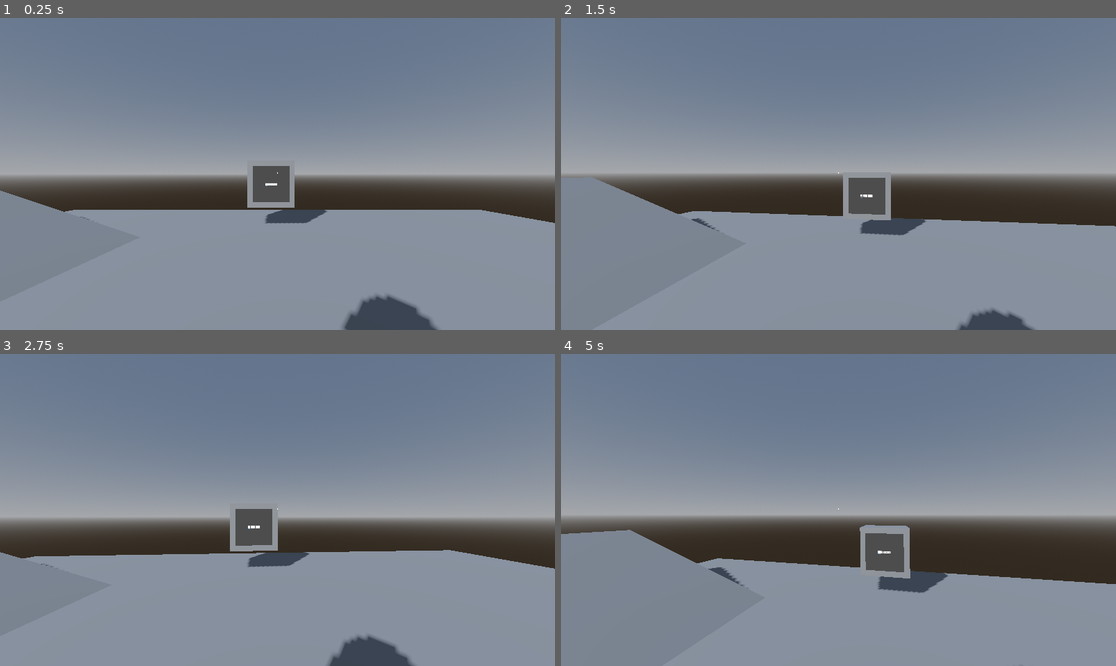
Above: before the commit, frames 1-4 (two rows, left to right).
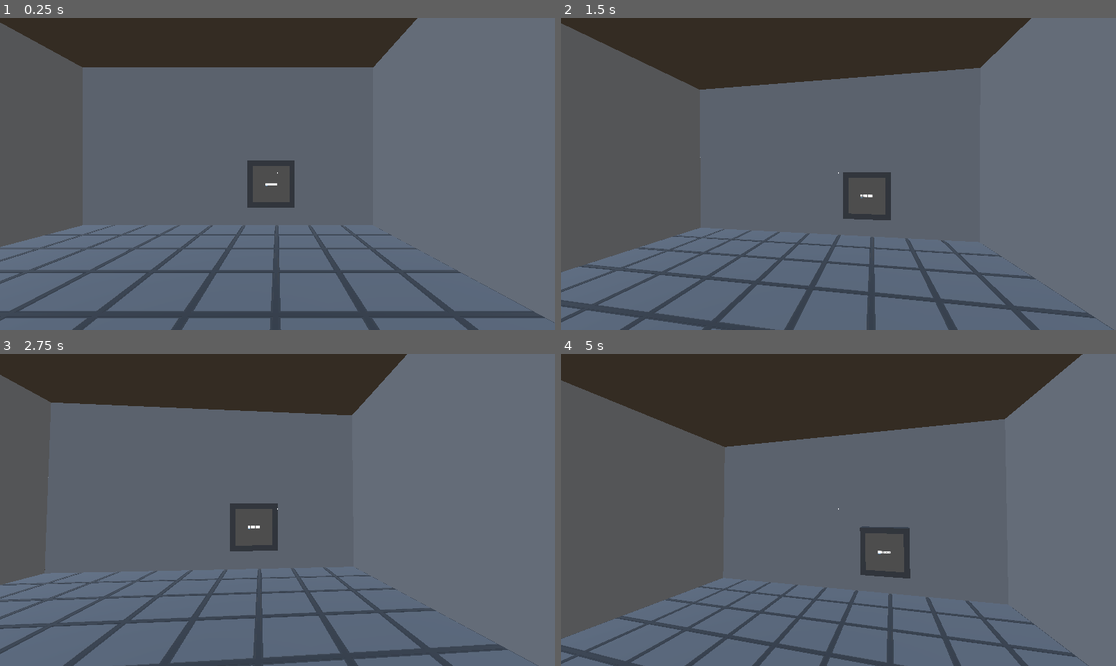
Above: after the commit, the same moments.

Repository: Martiriak/brackeys-feb-2026
Game: Godot game, scene res://levels/tv-hub/test_tv.tscn
Two runs of this game, one before a commit and one after it. Both use one fixed random seed, a clock stepped at 60 frames per second and the inputs below. The engine's default icon, where the game draws it, is replaced by a stand-in: a white triangle on a blue panel in a dark square.
Inputs (mouse positions are in pixels of both pictures, inside the frame that each line leads up to):
- Up to frame 1 (0.25 s): no input
- Up to frame 2 (1.5 s): tap Enter (ui_accept) at 0.5 s; move the mouse to (866, 174) at 0.52 s; hold Up (ui_up) from 0.53 s (still down); tap E (interact) at 0.6 s; tap Space (jump) at 0.77 s; move the mouse to (810, 174) at 1.27 s; tap Shift (run) at 1.35 s
- Up to frame 3 (2.75 s): keep holding Up (ui_up); tap Space (jump) at 1.52 s; tap Enter (ui_accept) at 2 s; move the mouse to (288, 503) at 2.02 s; tap E (interact) at 2.1 s
- Up to frame 4 (5 s): keep holding Up (ui_up); tap Enter (ui_accept) at 2.75, 4.25 s; move the mouse to (832, 516) at 2.77 s; tap Shift (run) at 2.85, 4.35 s; tap Space (jump) at 3.02, 3.77, 4.52 s; move the mouse to (877, 513) at 3.52 s; tap E (interact) at 3.6 s; move the mouse to (794, 506) at 4.27 s

The runs differ from the first frame. In frame 1, 94% of the frame differs, in the area x 0-100%, y 0-100%; in frame 2, 97%; in frame 3, 93%; in frame 4, 97%.

Commit message:
main level changes

Diff:
--- a/assets/shaders/tv_screen.gdshader
+++ b/assets/shaders/tv_screen.gdshader
@@ -6,6 +6,7 @@
 
 uniform float pixel_progress : hint_range(0.0, 1.0) = 0.0; // 0 = Normal, 1 = Pixelated
 uniform float color_progress : hint_range(0.0, 1.0) = 0.0; // 0 = Normal, 1 = Pixelated
+uniform vec4 flash_color : source_color = vec4(1.0, 1.0, 1.0, 1.0);
 
 void fragment() {
     // 1. Calculate Aspect Ratio
--- a/levels/Test_Assets/test.tscn
+++ b/levels/Test_Assets/test.tscn
@@ -1,9 +1,7 @@
 [gd_scene format=3 uid="uid://dxodjhe34sgto"]
 
 [ext_resource type="PackedScene" uid="uid://mcyqa28nnoaf" path="res://assets/Room_Hub/CRT_Television/CRT_TV.fbx" id="1_vva1i"]
-[ext_resource type="PackedScene" uid="uid://c480v8xe2rgv7" path="res://assets/Room_Hub/Liminal_Room/Door/Door.fbx" id="2_c37yv"]
-[ext_resource type="PackedScene" uid="uid://dy0jfhuynky8s" path="res://assets/Room_Hub/Liminal_Room/Walls/Floor.fbx" id="3_oo4sf"]
-[ext_resource type="PackedScene" uid="uid://ivid32vjqv3r" path="res://assets/Room_Hub/Liminal_Room/Walls/Wall.fbx" id="4_b1bet"]
+[ext_resource type="PackedScene" uid="uid://c3s0u5ds8snn5" path="res://scenes/hub.tscn" id="2_oo4sf"]
 [ext_resource type="PackedScene" uid="uid://chbtf22v0mfro" path="res://assets/Room_Hub/Liminal_Room/Walls/Wall_Door.fbx" id="5_g3kki"]
 [ext_resource type="PackedScene" uid="uid://drlumnddjwus1" path="res://assets/Sea_Level/Boat/Boat.fbx" id="6_oo4sf"]
 [ext_resource type="PackedScene" uid="uid://d0xwadq128kwx" path="res://assets/Human_Placeholder/Human.fbx" id="7_b1bet"]
@@ -34,23 +32,7 @@
 [node name="CRT_TV" parent="." unique_id=1346626361 instance=ExtResource("1_vva1i")]
 transform = Transform3D(0.9999984, 0, 0.0017278418, 0, 1, 0, -0.0017278418, 0, 0.9999984, 3.2303295, 2.1127431, -4.5144796)
 
-[node name="Door" parent="." unique_id=1070054373 instance=ExtResource("2_c37yv")]
-transform = Transform3D(-4.371139e-08, 0, 1, 0, 1, 0, -1, 0, -4.371139e-08, 3.7542431, 1.5150294, -0.75759614)
-
-[node name="Floor" parent="." unique_id=231571417 instance=ExtResource("3_oo4sf")]
-transform = Transform3D(1, 0, 0, 0, 1, 0, 0, 0, 1, 3.2365415, 1.4808149, -3.2697434)
-
-[node name="Wall" parent="." unique_id=1563082311 instance=ExtResource("4_b1bet")]
-transform = Transform3D(1, 0, 0, 0, 1, 0, 0, 0, 1, 3.2365415, 1.5180042, -3.2697434)
-
-[node name="Wall2" parent="." unique_id=1585407494 instance=ExtResource("4_b1bet")]
-transform = Transform3D(-4.371139e-08, 0, 1, 0, 1, 0, -1, 0, -4.371139e-08, 3.2365415, 1.5180042, -3.2697434)
-
-[node name="Wall4" parent="." unique_id=151264847 instance=ExtResource("4_b1bet")]
-transform = Transform3D(1.9106855e-15, 1.8398792, -4.3711385e-08, 4.371139e-08, -8.0423675e-08, -0.99999994, -1, 0, -4.3711385e-08, 0.7058923, 1.7482288, -3.2697434)
-
-[node name="Wall3" parent="." unique_id=572232477 instance=ExtResource("4_b1bet")]
-transform = Transform3D(-5.9604645e-08, 0, -1, 0, 1, 0, 1, 0, -5.9604645e-08, 3.2365415, 1.5180042, -3.2697434)
+[node name="Node" parent="." unique_id=1315658809 instance=ExtResource("2_oo4sf")]
 
 [node name="SpotLight3D" type="SpotLight3D" parent="." unique_id=1683334371]
 transform = Transform3D(1, 0, 0, 0, -4.371139e-08, 0.5117647, 0, -1, -2.2369946e-08, 3.1085806, 4.17649, -2.7754192)
--- a/levels/main.tscn
+++ b/levels/main.tscn
@@ -1,3 +1,57 @@
 [gd_scene format=3 uid="uid://cchgj2pvut2k3"]
 
+[ext_resource type="PackedScene" uid="uid://b8e8o08gbt1a8" path="res://levels/tv-hub/tv.tscn" id="1_m1504"]
+[ext_resource type="PackedScene" uid="uid://ddlafp7346rpu" path="res://scenes/player.tscn" id="2_ifaiv"]
+[ext_resource type="PackedScene" uid="uid://dx0qjbubxt7y8" path="res://scenes/UI.tscn" id="3_5k4jt"]
+[ext_resource type="PackedScene" uid="uid://c3s0u5ds8snn5" path="res://scenes/hub.tscn" id="4_qy63d"]
+
+[sub_resource type="ProceduralSkyMaterial" id="ProceduralSkyMaterial_1fput"]
+
+[sub_resource type="Sky" id="Sky_8oiou"]
+sky_material = SubResource("ProceduralSkyMaterial_1fput")
+
+[sub_resource type="Environment" id="Environment_6yxbg"]
+background_mode = 2
+sky = SubResource("Sky_8oiou")
+
+[sub_resource type="BoxMesh" id="BoxMesh_m1504"]
+size = Vector3(20, 3, 20)
+
+[sub_resource type="StandardMaterial3D" id="StandardMaterial3D_ifaiv"]
+albedo_color = Color(0.14044744, 0.14044744, 0.14044744, 1)
+
+[sub_resource type="BoxShape3D" id="BoxShape3D_5k4jt"]
+size = Vector3(20, 3, 20)
+
 [node name="Main" type="Node3D" unique_id=246290369]
+
+[node name="UI" parent="." unique_id=1635865898 instance=ExtResource("3_5k4jt")]
+
+[node name="player" parent="." unique_id=375316983 instance=ExtResource("2_ifaiv")]
+transform = Transform3D(1, 0, 0, 0, 1, 0, 0, 0, 1, -1.1772032, 2.5392108, 0)
+ObjNameUISceneParent = NodePath("../UI")
+OutlineCamSceneParent = NodePath("../UI")
+
+[node name="WorldEnvironment" type="WorldEnvironment" parent="." unique_id=889451560]
+environment = SubResource("Environment_6yxbg")
+
+[node name="DirectionalLight3D" type="DirectionalLight3D" parent="." unique_id=467278465]
+transform = Transform3D(0.8094565, 0.39658567, -0.4330127, -0.15038374, 0.85286856, 0.5, 0.5675958, -0.3396102, 0.75, 0, 4.2686343, 0)
+light_energy = 0.5
+shadow_enabled = true
+
+[node name="Tv" parent="." unique_id=1585059994 instance=ExtResource("1_m1504")]
+transform = Transform3D(1.5, 0, 0, 0, 1.5, 0, 0, 0, 1.5, -1.2173018, 2.9426596, -7.2027354)
+
+[node name="Hub" parent="." unique_id=1315658809 instance=ExtResource("4_qy63d")]
+transform = Transform3D(2, 0, 0, 0, 2, 0, 0, 0, 2, -8.180835, -1.5655911, 4.5486097)
+
+[node name="Ground" type="MeshInstance3D" parent="." unique_id=1212982435]
+transform = Transform3D(1, 0, 0, 0, 1, 0, 0, 0, 1, 0.022290468, -0.0043742657, -0.0071456432)
+mesh = SubResource("BoxMesh_m1504")
+surface_material_override/0 = SubResource("StandardMaterial3D_ifaiv")
+
+[node name="StaticBody3D" type="StaticBody3D" parent="Ground" unique_id=164652656]
+
+[node name="CollisionShape3D" type="CollisionShape3D" parent="Ground/StaticBody3D" unique_id=357461176]
+shape = SubResource("BoxShape3D_5k4jt")
--- a/levels/tv-hub/test_tv.tscn
+++ b/levels/tv-hub/test_tv.tscn
@@ -5,6 +5,7 @@
 [ext_resource type="PackedScene" uid="uid://ddlafp7346rpu" path="res://scenes/player.tscn" id="2_kyqa2"]
 [ext_resource type="PackedScene" uid="uid://cte6vjjo7wkcq" path="res://scenes/objects/pickable_cube.tscn" id="3_j5csr"]
 [ext_resource type="PackedScene" uid="uid://dudghce2a50ug" path="res://scenes/objects/pickable_cylinder.tscn" id="4_fasyk"]
+[ext_resource type="PackedScene" uid="uid://c3s0u5ds8snn5" path="res://scenes/hub.tscn" id="6_j5csr"]
 
 [sub_resource type="BoxMesh" id="BoxMesh_2gq08"]
 size = Vector3(20, 3, 20)
@@ -21,16 +22,17 @@
 
 [sub_resource type="ProceduralSkyMaterial" id="ProceduralSkyMaterial_llcap"]
 
-[sub_resource type="Sky" id="Sky_8oiou"]
+[sub_resource type="Sky" id="Sky_j5csr"]
 sky_material = SubResource("ProceduralSkyMaterial_llcap")
 
 [sub_resource type="Environment" id="Environment_mamkj"]
 background_mode = 2
-sky = SubResource("Sky_8oiou")
+sky = SubResource("Sky_j5csr")
 
 [node name="TestTv" type="Node3D" unique_id=493658959]
 
 [node name="Ground" type="MeshInstance3D" parent="." unique_id=551809984]
+transform = Transform3D(0.552704, 0, 0, 0, 1, 0, 0, 0, 0.4961111, -1.4577041, 0, -1.8976626)
 mesh = SubResource("BoxMesh_2gq08")
 
 [node name="StaticBody3D" type="StaticBody3D" parent="Ground" unique_id=178032725]
@@ -40,6 +42,7 @@
 
 [node name="Ramp" type="MeshInstance3D" parent="." unique_id=674741838]
 transform = Transform3D(1, 0, 0, 0, 1, 0, 0, 0, 1, -6.8201265, 2.5064802, -3.1519494)
+visible = false
 mesh = SubResource("PrismMesh_6nm56")
 
 [node name="StaticBody3D" type="StaticBody3D" parent="Ramp" unique_id=1141821547]
@@ -56,9 +59,11 @@
 
 [node name="PickableCube" parent="." unique_id=1569110791 instance=ExtResource("3_j5csr")]
 transform = Transform3D(1, 0, 0, 0, 1, 0, 0, 0, 1, 4.0380564, 2, -0.4078343)
+visible = false
 
 [node name="PickableCube2" parent="." unique_id=1774517131 instance=ExtResource("4_fasyk")]
 transform = Transform3D(1, 0, 0, 0, -0.07487428, -0.997193, 0, 0.997193, -0.07487428, 3.853358, 2.0000002, 2.1746786)
+visible = false
 
 [node name="WorldEnvironment" type="WorldEnvironment" parent="." unique_id=1955605487]
 environment = SubResource("Environment_mamkj")
@@ -70,3 +75,6 @@
 
 [node name="Tv" parent="." unique_id=1832031211 instance=ExtResource("1_8mejo")]
 transform = Transform3D(1.5, 0, 0, 0, 1.5, 0, 0, 0, 1.5, -0.19877672, 2.9426596, -7.2027354)
+
+[node name="Hub" parent="." unique_id=1315658809 instance=ExtResource("6_j5csr")]
+transform = Transform3D(2, 0, 0, 0, 2, 0, 0, 0, 2, -8.180835, -1.5655911, 4.5486097)
--- a/levels/tv-hub/tv_screen.tscn
+++ b/levels/tv-hub/tv_screen.tscn
@@ -15,7 +15,8 @@
 shader = ExtResource("2_yeh6g")
 shader_parameter/tv_screen_size = Vector2(1152, 648)
 shader_parameter/target_res = 64.0
-shader_parameter/progress = 0.0
+shader_parameter/pixel_progress = 0.0
+shader_parameter/color_progress = 0.0
 
 [node name="TvScreen" type="Control" unique_id=26968705]
 layout_mode = 3
--- /dev/null
+++ b/scenes/hub.tscn
@@ -0,0 +1,34 @@
+[gd_scene format=3 uid="uid://c3s0u5ds8snn5"]
+
+[ext_resource type="PackedScene" uid="uid://c480v8xe2rgv7" path="res://assets/Room_Hub/Liminal_Room/Door/Door.fbx" id="1_w6xti"]
+[ext_resource type="PackedScene" uid="uid://dy0jfhuynky8s" path="res://assets/Room_Hub/Liminal_Room/Walls/Floor.fbx" id="2_7wvbm"]
+[ext_resource type="PackedScene" uid="uid://ivid32vjqv3r" path="res://assets/Room_Hub/Liminal_Room/Walls/Wall.fbx" id="3_bfqb0"]
+
+[node name="Node" type="Node3D" unique_id=1315658809]
+
+[node name="Door" parent="." unique_id=1533708439 instance=ExtResource("1_w6xti")]
+transform = Transform3D(1.08, 1.509958e-07, -1.509958e-07, -1.6307547e-07, 1, 0, -1.6307547e-07, -2.2799733e-14, -1, 3.7551935, 1.5150294, -0.75759614)
+
+[node name="Floor" parent="." unique_id=1513779618 instance=ExtResource("2_7wvbm")]
+transform = Transform3D(1, 0, 0, 0, 1, 0, 0, 0, 1, 3.2365415, 1.4808149, -3.2697434)
+
+[node name="FrontWall" parent="." unique_id=1118845949 instance=ExtResource("3_bfqb0")]
+transform = Transform3D(1, 0, 0, 0, 1, 0, 0, 0, 1, 3.2365415, 1.5180042, -3.2697434)
+
+[node name="BackWallC" parent="." unique_id=773913215 instance=ExtResource("3_bfqb0")]
+transform = Transform3D(-6.5566685e-09, -0.5999964, -0.002443456, 0.15, -2.6226834e-08, 2.050829e-17, -2.2887189e-11, -0.002094391, 0.69999576, 4.154446, 3.8838592, 0.9805715)
+
+[node name="BackWallL" parent="." unique_id=748647977 instance=ExtResource("3_bfqb0")]
+transform = Transform3D(-0.3999999, 0, 0.00075045414, 0, 1, 0, -0.00030018168, 0, -0.99999964, 1.6729376, 1.5180042, -3.3210938)
+
+[node name="BackWallR" parent="." unique_id=967779036 instance=ExtResource("3_bfqb0")]
+transform = Transform3D(-0.3999999, 0, 0.00075045414, 0, 1, 0, -0.00030018168, 0, -0.99999964, 4.726086, 1.5180042, -3.3210938)
+
+[node name="LeftWall" parent="." unique_id=929840142 instance=ExtResource("3_bfqb0")]
+transform = Transform3D(-4.371139e-08, 0, 1, 0, 1, 0, -1, 0, -4.371139e-08, 3.2365415, 1.5180042, -3.2697434)
+
+[node name="Roof" parent="." unique_id=338619558 instance=ExtResource("3_bfqb0")]
+transform = Transform3D(1.9106855e-15, 1.8398792, -4.3711385e-08, 4.371139e-08, -8.0423675e-08, -0.99999994, -1, 0, -4.3711385e-08, 0.7058923, 1.7482288, -3.2697434)
+
+[node name="RightWall" parent="." unique_id=2093927963 instance=ExtResource("3_bfqb0")]
+transform = Transform3D(-4.371139e-08, 0, -1, 0, 1, 0, 1, 0, -4.371139e-08, 3.2365415, 1.5180042, -3.2697434)
--- a/scripts/autoloads/game_manager.gd
+++ b/scripts/autoloads/game_manager.gd
@@ -1,6 +1,8 @@
 extends Node
 
 var player_ref:Player
+var _current_level : Node3D
+
 
 var code_level_res:  = preload("res://scenes/data/CodeLevels.tres")
 
@@ -9,3 +11,11 @@
 
 func get_level(code: String)-> PackedScene:
 	return code_level_res.code_level_map.get(code)
+
+func load_new_level(new_level : PackedScene):
+	if _current_level:
+		_current_level.queue_free()
+	var spawned_level = new_level.instantiate()
+	get_tree().root.add_child(spawned_level)
+
+	_current_level = spawned_level
--- a/scripts/tv-hub/tv.gd
+++ b/scripts/tv-hub/tv.gd
@@ -30,20 +30,14 @@
 
 
 func _on_code_accepted(code: String) -> void:
-	if not tv_codes:
-		tv_screen.animate_shader(true)
-
-	if not tv_codes.verify_code(code):
-		tv_screen.animate_shader(true)
-		return
 
 	# TODO: check if code corresponds to one that can change the scene.
 	# USE tv_codes!
 	var level = GameManager.get_level(code)
 	if level:
-		print("correct code")
-	else:
-		print("wrong code")
+		GameManager.load_new_level(level)
+
+	tv_screen.animate_shader(true if level else false)
 
 
 func _exit_terminal():
--- a/scripts/tv-hub/tv_screen.gd
+++ b/scripts/tv-hub/tv_screen.gd
@@ -35,6 +35,8 @@
 func animate_shader(is_code_correct : bool):
 	_shader_rect.material.set_shader_parameter("pixel_progress", 1.0)
 	_shader_rect.material.set_shader_parameter("color_progress", 1.0)
+
+
 
 	if _flash_tween:
 		_flash_tween.kill()
